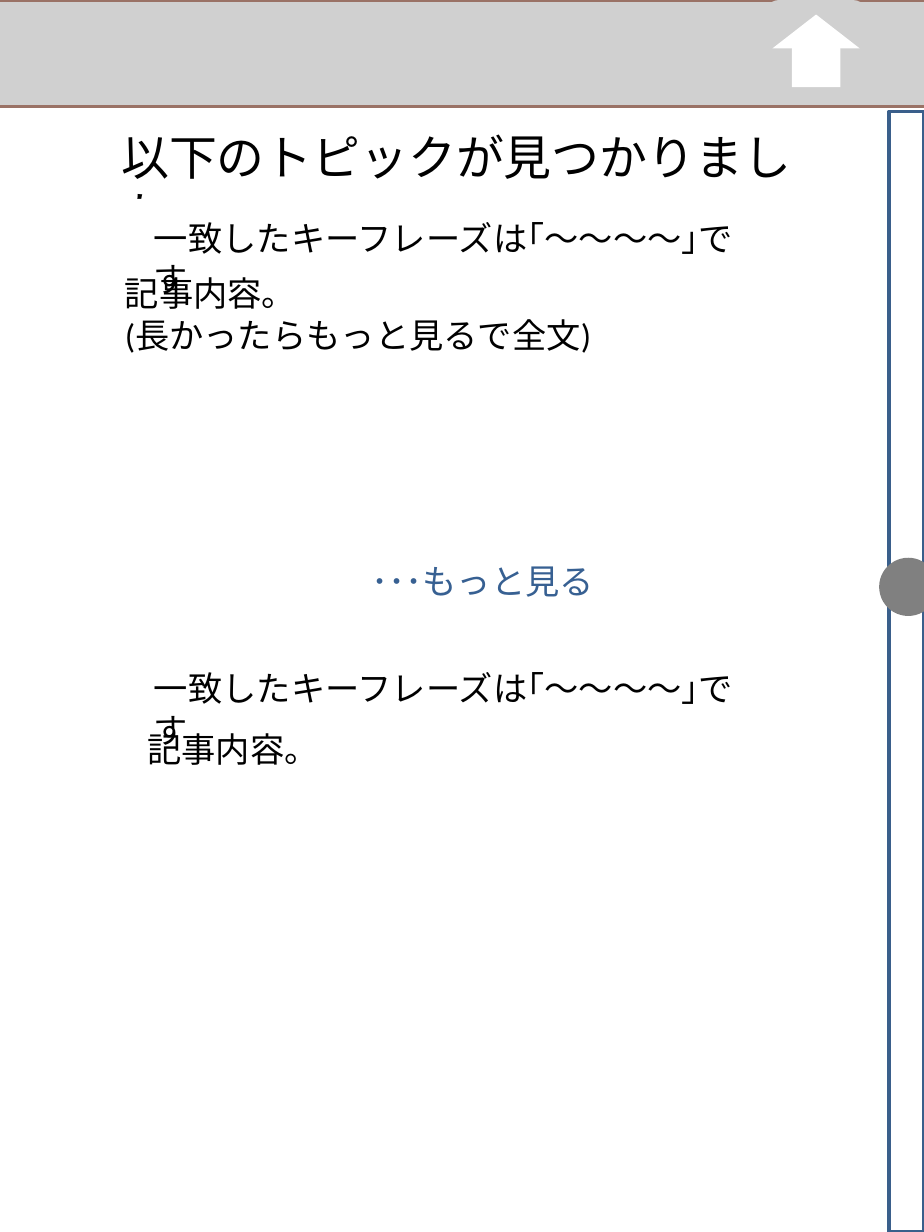
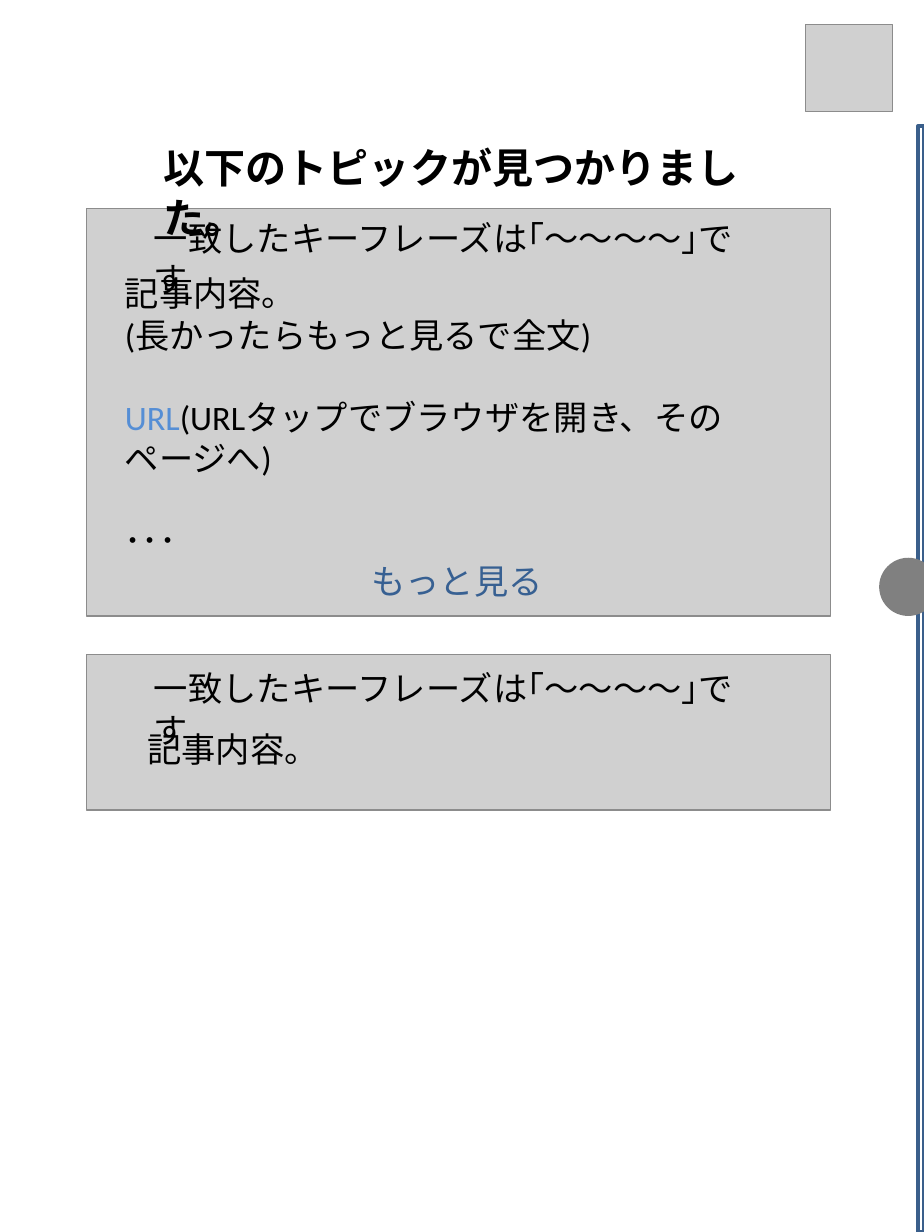
Before and after one commit to kirikiriyamama/topick, a slide deck: slide 3 of client/UI/UI.pptx (slide 6 before the commit). Drawn at 924x1232 pixels with LibreOffice and Linux fonts; fonts in the diff are those of the drawing; grey boxes stand for pictures; background and template pictures are left out. Boxes give left, top, right and bottom in pixels: in the first picture for what was removed or moved away, otherwise in the second. Text is boxed around its words. In the diff, an @@ line names an element or a change of style, - is before the commit and + after.

```diff
--- a/client/UI/UI.pptx
+++ b/client/UI/UI.pptx
@@ picture removed at (0,0,924,107) @@
@@ picture removed at (763,0,870,102) @@
@@ triangle removed at (772,15,860,49) @@
@@ picture added at (806,25,893,112) @@
@@ rectangle removed at (792,38,840,86) @@
@@ text "以下のトピックが見つかりました。": place and size @@
-text "以下のトピックが見つかりました。" at (121,134,791,244)
+text "以下のトピックが見つかりました。" at (164,147,739,243)
@@ text "以下のトピックが見つかりました。" at (164,147,739,243): size 28 to 24 pt, bold on @@
@@ rectangle: place and size @@
-rectangle at (888,112,924,1232)
+rectangle at (918,126,924,1232)
@@ rounded rectangle removed at (74,198,860,616) @@
@@ picture added at (86,208,830,616) @@
@@ text at (125,402,723,597): text changed; text colour #376092 to #000000 @@
-･･･もっと見る
+URL(URLタップでブラウザを開き、そのページへ)
+･･･
+もっと見る
@@ rounded rectangle removed at (74,646,860,878) @@
@@ picture added at (86,654,830,809) @@
```
Also in this commit, not shown: 4 other slides changed, 1 slide added, 1 slide removed, 10 other files.
